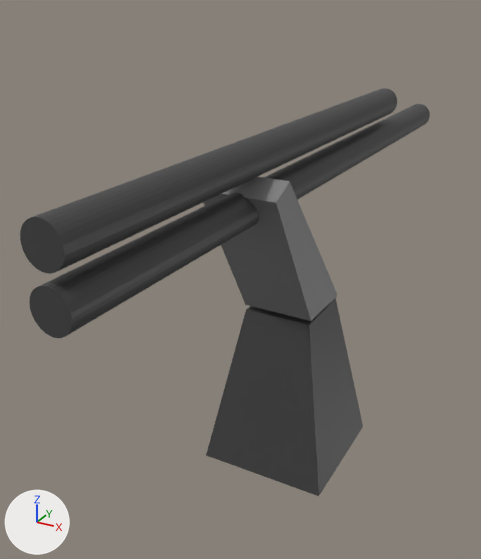
The glTF model scenery/models/gunAA.glb: old version first, new version second.
One viewpoint serves both versions: a camera (50 mm lens) standing at (3.11, -6.99, 5.82) and looking at (-0.76, 0.03, 2.31). Lighting does not change. The marker at lower left points along +X, +Y and +Z. The picture after the commit comes second.

The first picture shows 'barrel', 'base', 'rotator'.
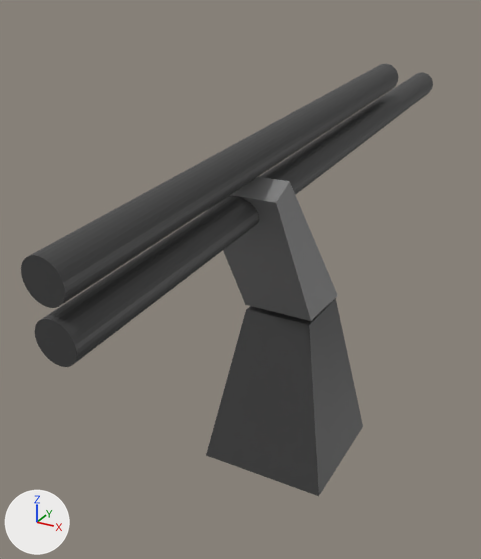
Edits to the bpy script that builds the scene:
```text
Change ob_barrel:
    ob_barrel.rotation_euler: (0.0, 0.0, 0.0) -> (0.0873, 0.0, 0.0)  # degrees (0, 0, 0) -> degrees (5, 0, 0)
```

Where the change shows, as pixel boxes [x1, y1, x2, y2] in the pictures (481 x 559 px):
'barrel', turned: before [20, 88, 430, 338]; after [21, 64, 433, 367]
